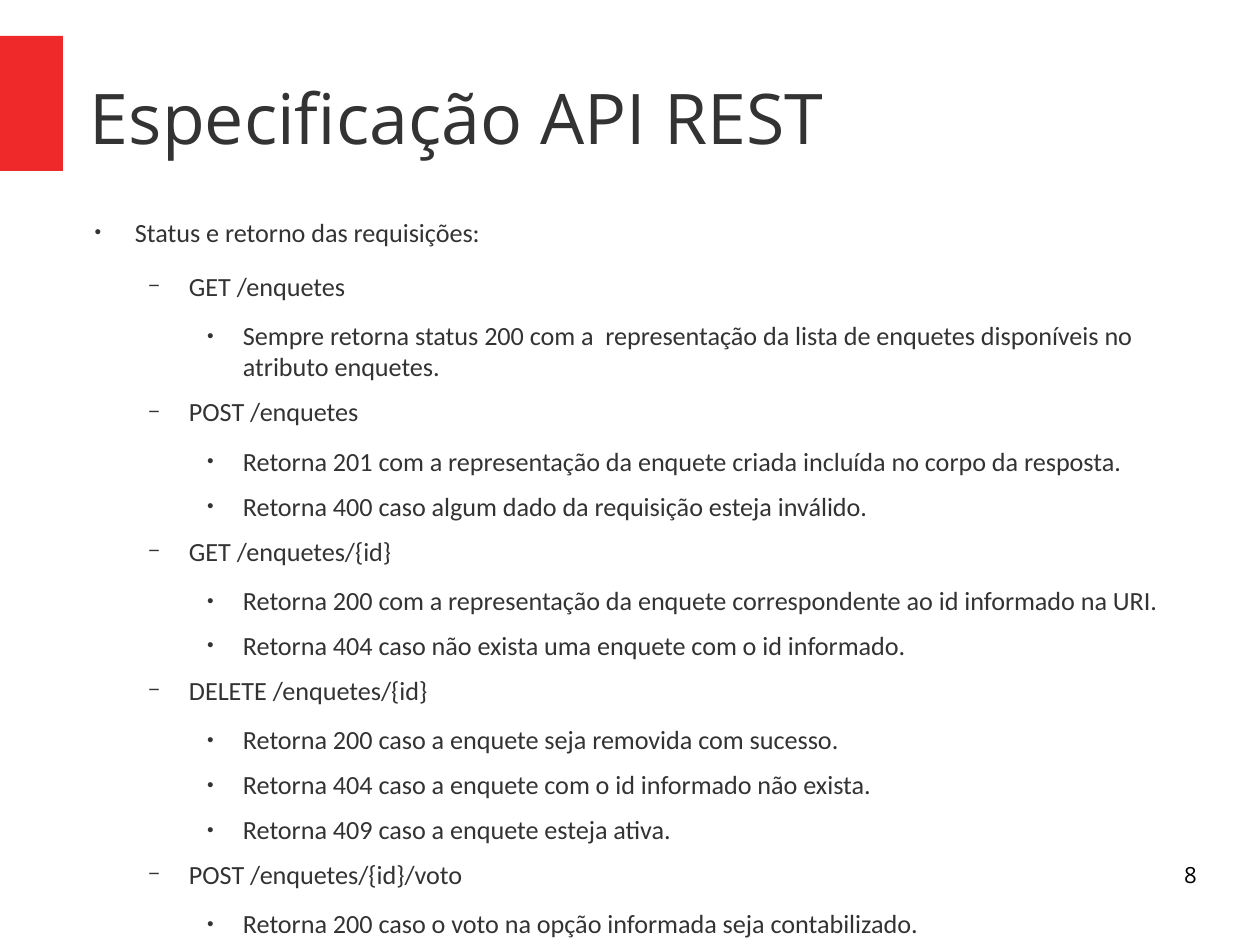
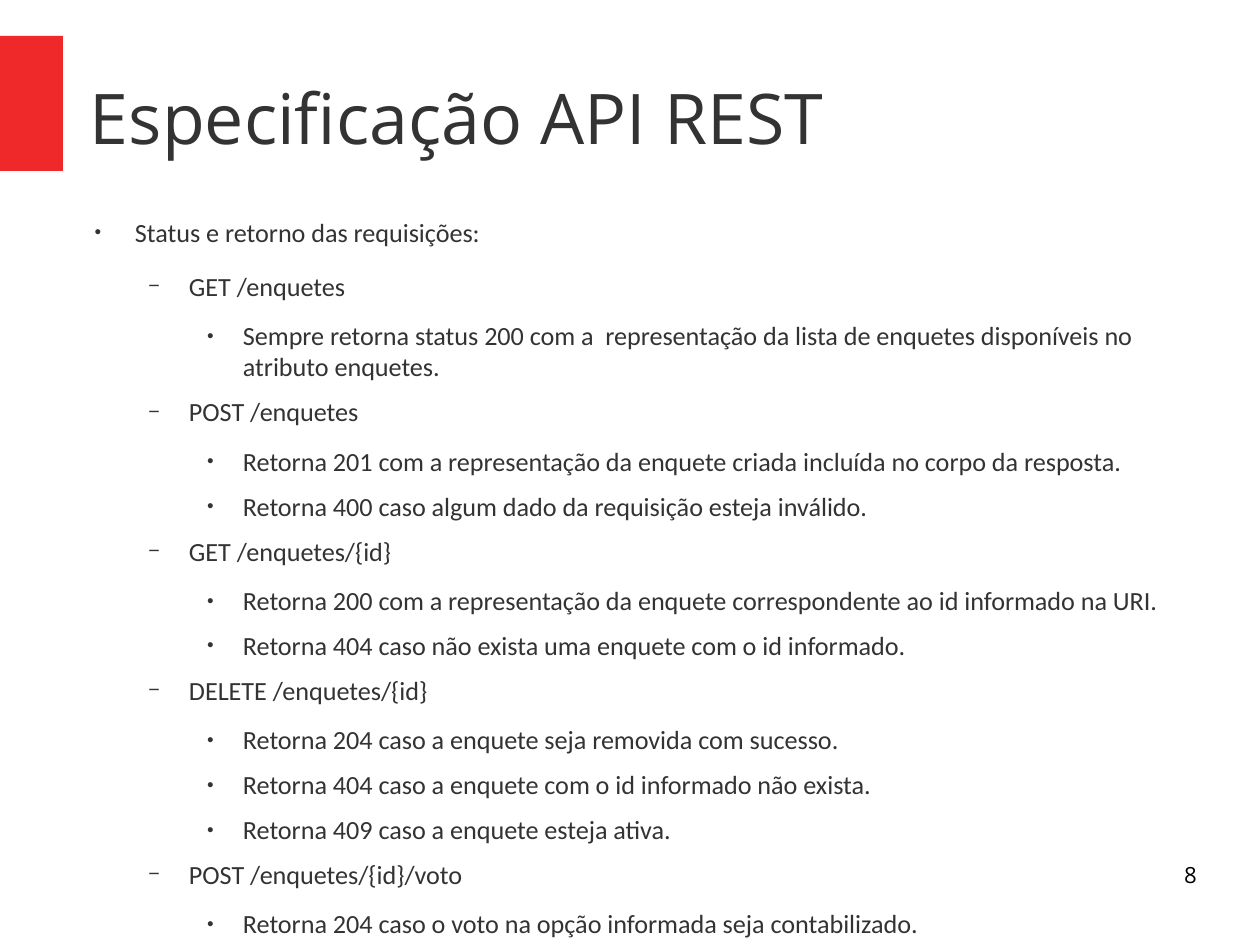
Before and after one commit to alexandrefvb/restful-webservices-workshop, a slide deck: slide 8 of apresentacao/parte2-pratica.odp. Drawn at 1260x945 pixels with LibreOffice and Linux fonts; fonts in the diff are those of the drawing. Boxes give left, top, right and bottom in pixels: in the first picture for what was removed or moved away, otherwise in the second. Text is boxed around its words. In the diff, an @@ line names an element or a change of style, - is before the commit and + after.

```diff
--- a/apresentacao/parte2-pratica.odp
+++ b/apresentacao/parte2-pratica.odp
@@ text at (243,731,839,754): text changed @@
-    ● Retorna 200 caso a enquete seja removida com sucesso.
+    ● Retorna 204 caso a enquete seja removida com sucesso.
@@ text at (243,915,918,938): text changed @@
-    ● Retorna 200 caso o voto na opção informada seja contabilizado.
+    ● Retorna 204 caso o voto na opção informada seja contabilizado.
```
Also in this commit, not shown: 2 other slides changed, 1 other file.
